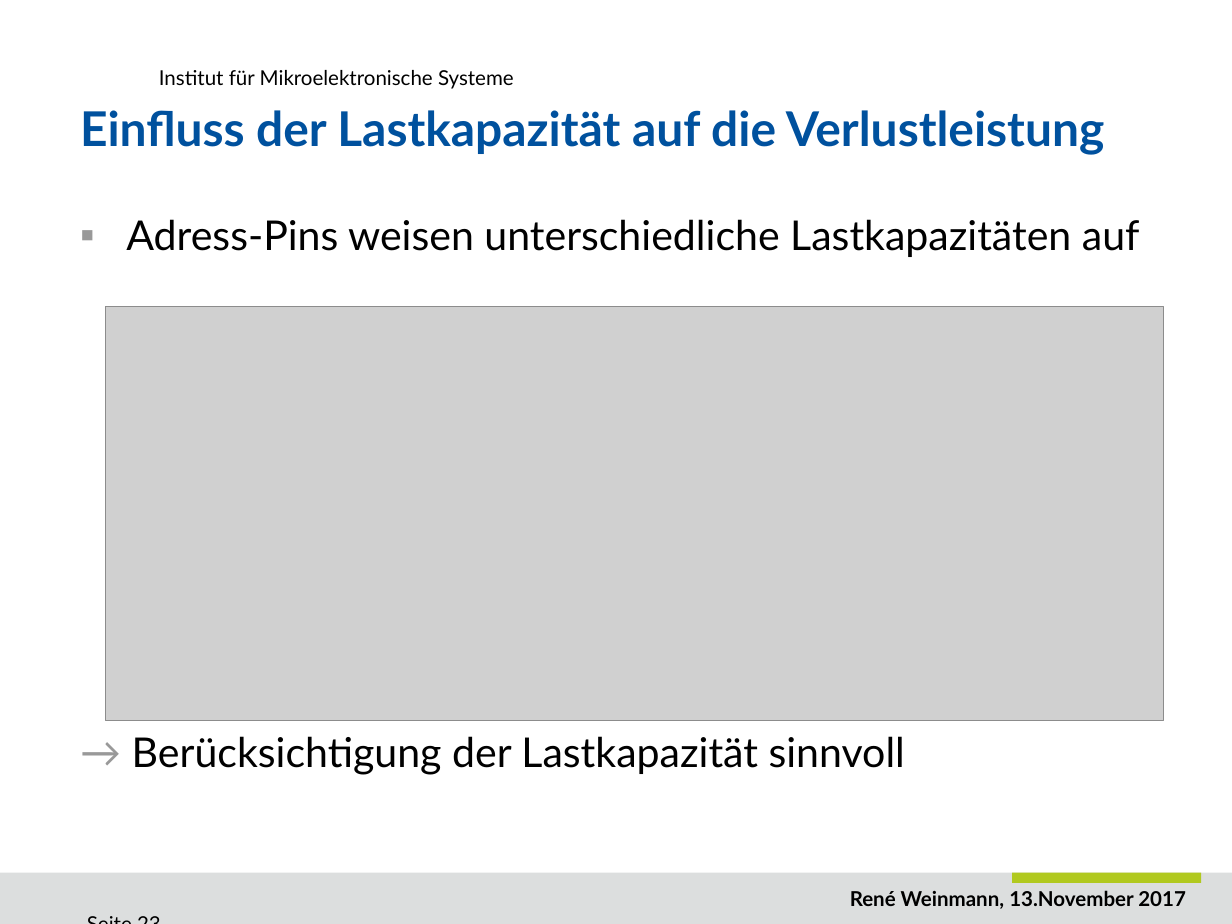
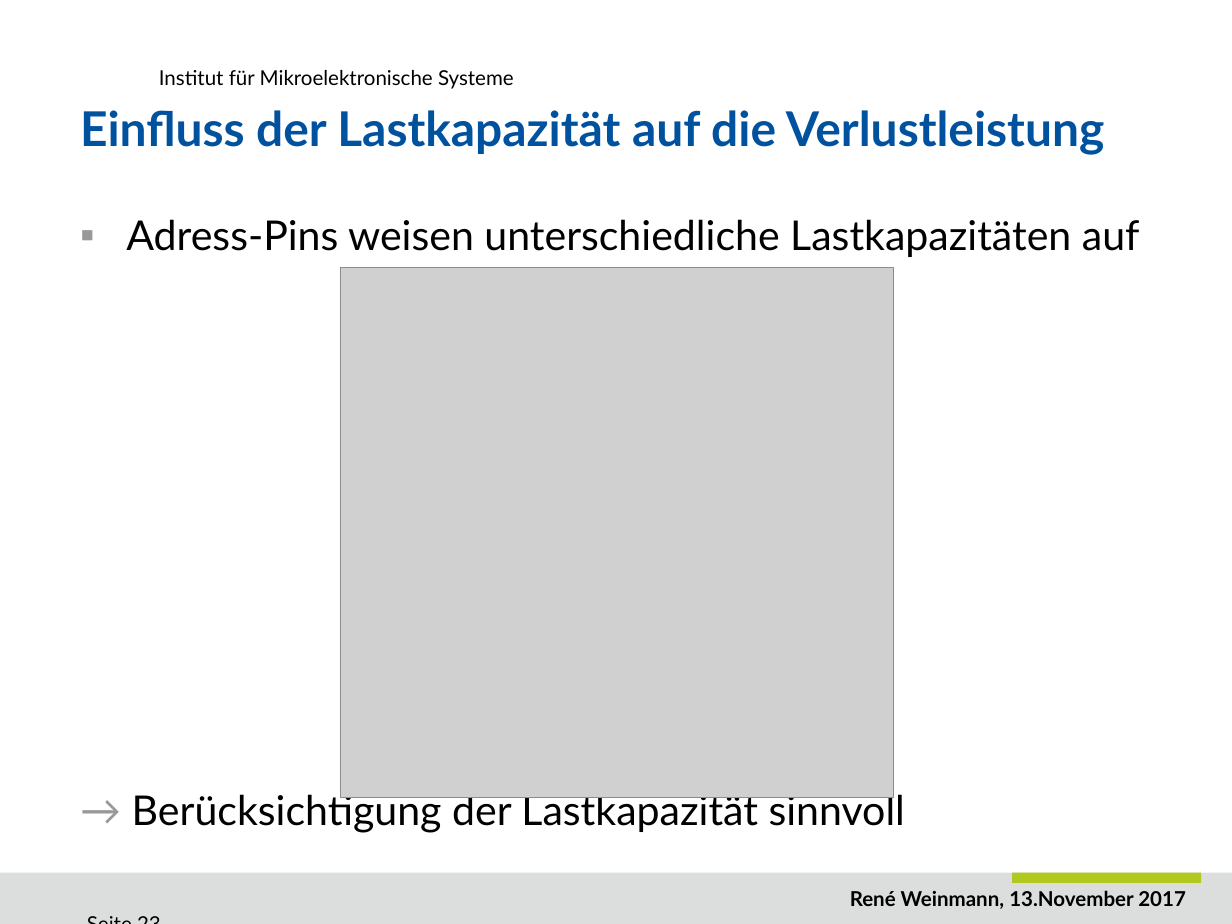
Before and after one commit to ReneWeinmann/Masterarbeit, a slide deck: slide 23 of Presentation_Rene_Weinmann.pptx. Drawn at 1232x924 pixels with LibreOffice and Linux fonts; fonts in the diff are those of the drawing; grey boxes stand for pictures; background and template pictures are left out. Boxes give left, top, right and bottom in pixels: in the first picture for what was removed or moved away, otherwise in the second. Text is boxed around its words. In the diff, an @@ line names an element or a change of style, - is before the commit and + after.

```diff
--- a/Presentation_Rene_Weinmann.pptx
+++ b/Presentation_Rene_Weinmann.pptx
@@ text "Adress-Pins weisen unterschiedliche Lastkapazitäten auf" rewrapped from (x1=126, y1=219, x2=1140, y2=775) to (x1=126, y1=219, x2=1140, y2=833) @@
@@ picture added at (x1=340, y1=267, x2=893, y2=797) @@
@@ picture removed at (x1=106, y1=307, x2=1164, y2=721) @@
```
Also in this commit, not shown: 9 other slides changed, 6 other files.
